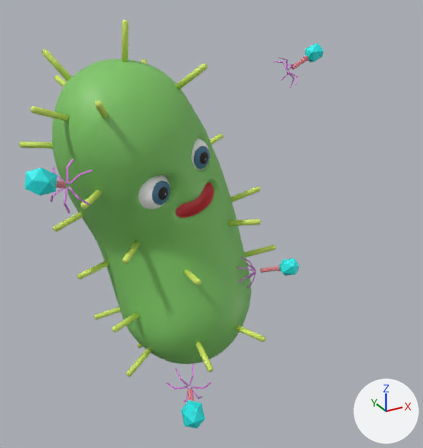
The glTF model static/models/bacteria.glb: old version first, new version second.
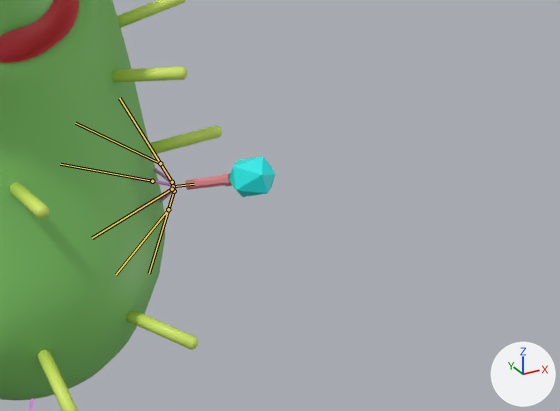
Each version appears first whole from a 50 mm lens placed at (-2.48, -4.79, 2.29), pointed at (0.05, -0.2, -0.01), and next in a close-up on the part from 42% to 100% of the width and 42% to 82% of the height. The axes (+X, +Y, +Z) are drawn at lower right. The lights are the same throughout. Both versions are drawn at frame 20 of the action 'VirusArmatureAction.001'; the numbers are the values there. The bones that change are drawn over the model as lines in the close-ups.

Names of what the first close-up shows: 'BSurfaceMesh', 'Pili', 'VirusBody', 'VirusHead', 'VirusLegs'.
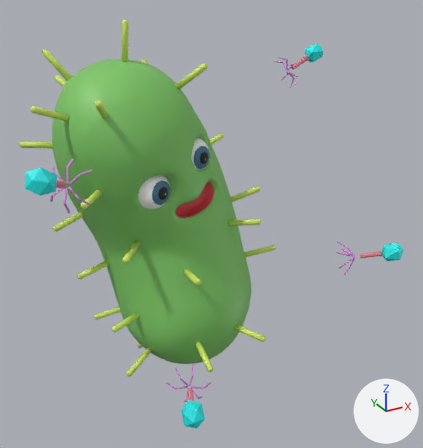
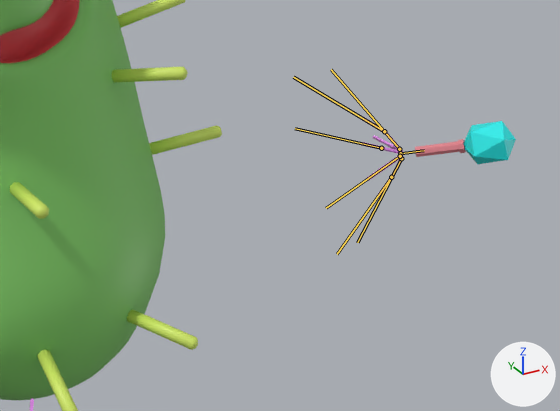
Commit message: Play bacteria animation based on the scrolling

Changed parts and their boxes (x1, y1, x2, y2) in the close-ups (560 x 411 px):
'VirusHead', posed (10% wider, 7% taller)
    before: (229, 157, 276, 197)
    after: (464, 121, 516, 164)
'VirusLegs', posed (8% taller)
    before: (132, 153, 176, 226)
    after: (361, 118, 403, 197)
'VirusBody', posed (8% wider)
    before: (185, 173, 232, 190)
    after: (415, 139, 466, 157)
bone 'Body', root to tip
    before: (173, 186) to (194, 184)
    after: (400, 153) to (424, 150)
bone 'UpperLeg.L.003', root to tip
    before: (174, 191) to (149, 273)
    after: (401, 158) to (357, 242)
bone 'LowerLeg.L.003', root to tip
    before: (168, 209) to (116, 274)
    after: (391, 177) to (337, 254)
bone 'LowerLeg.R.001', root to tip
    before: (152, 181) to (60, 164)
    after: (381, 148) to (295, 128)
bone 'UpperLeg.R.002', root to tip
    before: (172, 182) to (119, 98)
    after: (399, 149) to (331, 69)
bone 'LowerLeg.R.002', root to tip
    before: (160, 163) to (75, 123)
    after: (384, 131) to (293, 77)
bone 'UpperLeg.R.003', root to tip
    before: (172, 189) to (92, 238)
    after: (400, 156) to (326, 208)

Patch to the scene script:
```diff
--- a/static/models/bacteria.glb.py
+++ b/static/models/bacteria.glb.py
@@ bone_body @@
 bone_body = bpy.data.objects['VirusArmature'].pose.bones['Body']
-bone_body.location = (-0.18, -5.98, 0.19)
+bone_body.location = (-0.05, -1.34, 0.05)
@@ bone_upperleg_l_003 @@
 bone_upperleg_l_003 = bpy.data.objects['VirusArmature'].pose.bones['UpperLeg.L.003']  # child of 'Body'
-bone_upperleg_l_003.rotation_quaternion = (0.968, -0.009, 0.0, -0.25)  # degrees (-1, 0, -29)
+bone_upperleg_l_003.rotation_quaternion = (0.953, -0.003, 0.0, -0.302)  # degrees (0, 0, -35)
@@ bone_lowerleg_l_003 @@
 bone_lowerleg_l_003 = bpy.data.objects['VirusArmature'].pose.bones['LowerLeg.L.003']  # child of 'UpperLeg.L.003'
-bone_lowerleg_l_003.rotation_quaternion = (0.986, -0.006, 0.0, -0.167)  # degrees (-1, 0, -19)
+bone_lowerleg_l_003.rotation_quaternion = (0.998, -0.001, 0.0, -0.063)  # degrees (0, 0, -7)
@@ bone_lowerleg_r_001 @@
 bone_lowerleg_r_001 = bpy.data.objects['VirusArmature'].pose.bones['LowerLeg.R.001']  # child of 'UpperLeg.R.001'
-bone_lowerleg_r_001.rotation_quaternion = (0.999, -0.001, 0.0, 0.033)  # degrees (0, 0, 4)
+bone_lowerleg_r_001.rotation_quaternion = (1.0, 0.0, 0.0, 0.003)  # degrees (0, 0, 0)
@@ bone_upperleg_r_002 @@
 bone_upperleg_r_002 = bpy.data.objects['VirusArmature'].pose.bones['UpperLeg.R.002']  # child of 'Body'
-bone_upperleg_r_002.rotation_quaternion = (0.983, -0.148, 0.0, 0.109)  # degrees (-17, 2, 12)
+bone_upperleg_r_002.rotation_quaternion = (0.968, -0.18, 0.0, 0.178)  # degrees (-20, 4, 20)
@@ bone_lowerleg_r_002 @@
 bone_lowerleg_r_002 = bpy.data.objects['VirusArmature'].pose.bones['LowerLeg.R.002']  # child of 'UpperLeg.R.002'
-bone_lowerleg_r_002.rotation_quaternion = (0.943, -0.268, 0.0, 0.197)  # degrees (-30, 6, 22)
+bone_lowerleg_r_002.rotation_quaternion = (0.985, -0.121, 0.0, 0.12)  # degrees (-14, 2, 14)
@@ bone_upperleg_r_003 @@
 bone_upperleg_r_003 = bpy.data.objects['VirusArmature'].pose.bones['UpperLeg.R.003']  # child of 'Body'
-bone_upperleg_r_003.rotation_quaternion = (0.932, 0.005, 0.0, 0.363)  # degrees (1, 0, 43)
+bone_upperleg_r_003.rotation_quaternion = (0.941, 0.001, 0.0, 0.34)  # degrees (0, 0, 40)
```
